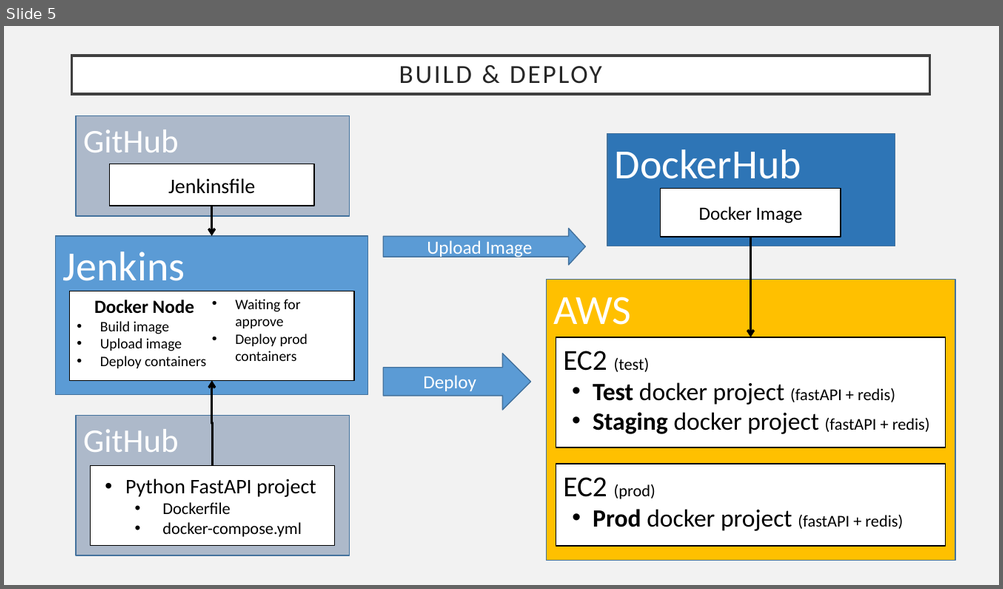
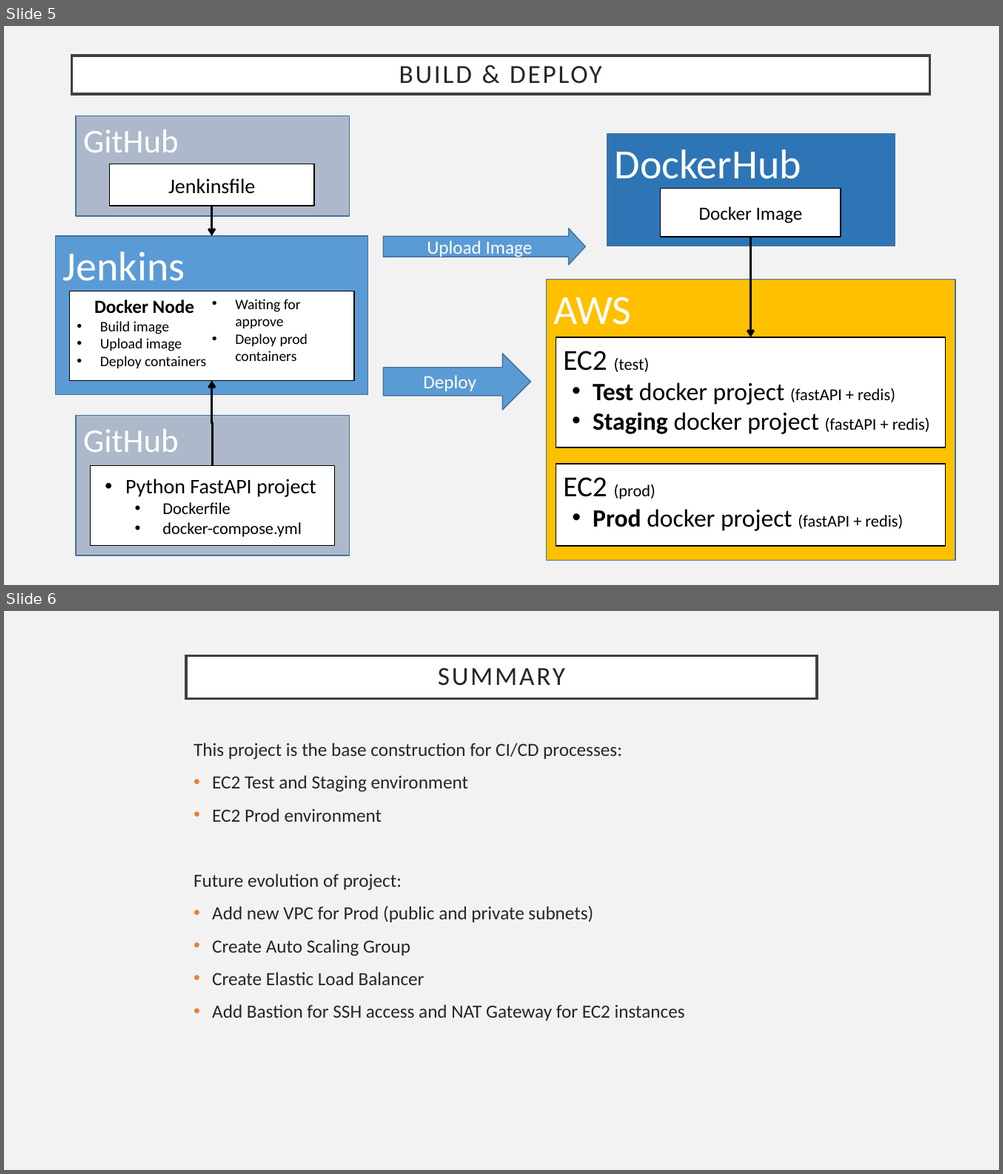
Before and after one commit to mobius77/epam, a slide deck: finalproject/presentation.pptx. Shown one above the other, each under a label of ours: slide 5 before the commit, slides 5 and 6 after it. The pictures are 1003x589 and 1003x1174 pixels, drawn with LibreOffice and Linux fonts; fonts in the diff are those of the drawing. Boxes give left, top, right and bottom in pixels: in the first picture for what was removed or moved away, otherwise in the second. Text is boxed around its words. In the diff, an @@ line names an element or a change of style, - is before the commit and + after.

```diff
--- a/finalproject/presentation.pptx
+++ b/finalproject/presentation.pptx
@@ slide 6 added at (4,611,999,1170), background #F2F2F2 @@
@@ title added at (186,655,817,699), fill #FFFFFF, outline #404040 2.5 pt, 25.2 pt, text #262626 @@
+SUMMARY
@@ text added at (193,743,685,1021), 18 pt, text #262626 @@
+This project is the base construction for CI/CD processes:
+• EC2 Test and Staging environment
+• EC2 Prod environment
+Future evolution of project:
+• Add new VPC for Prod (public and private subnets)
+• Create Auto Scaling Group
+• Create Elastic Load Balancer
+• Add Bastion for SSH access and NAT Gateway for EC2 instances
```
Also in this commit, not shown: 1 slide changed, 1 other slide added, 2 slides removed.
